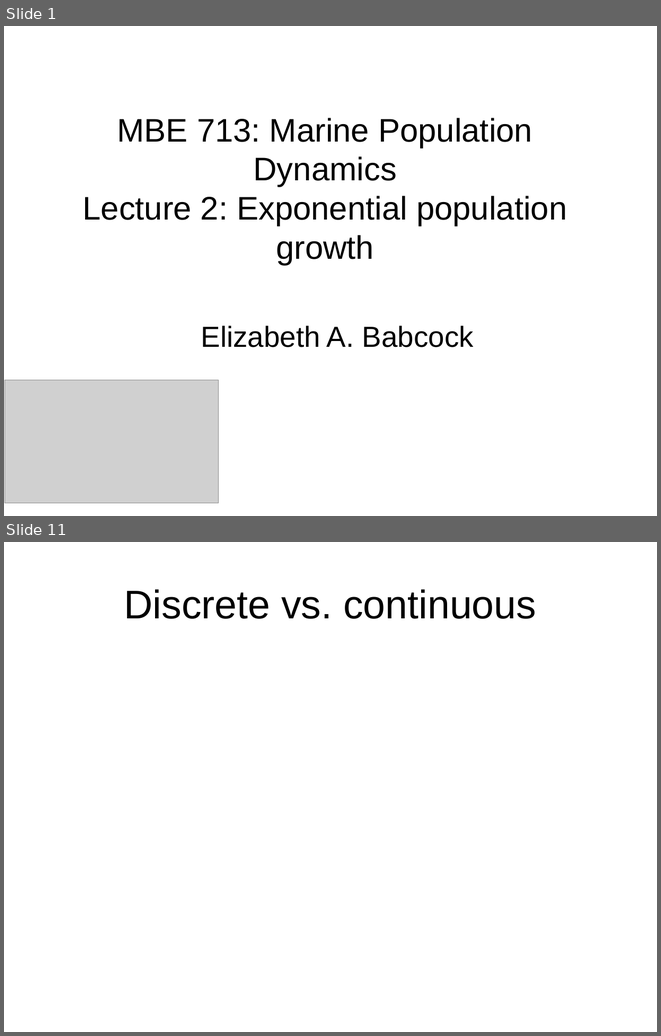
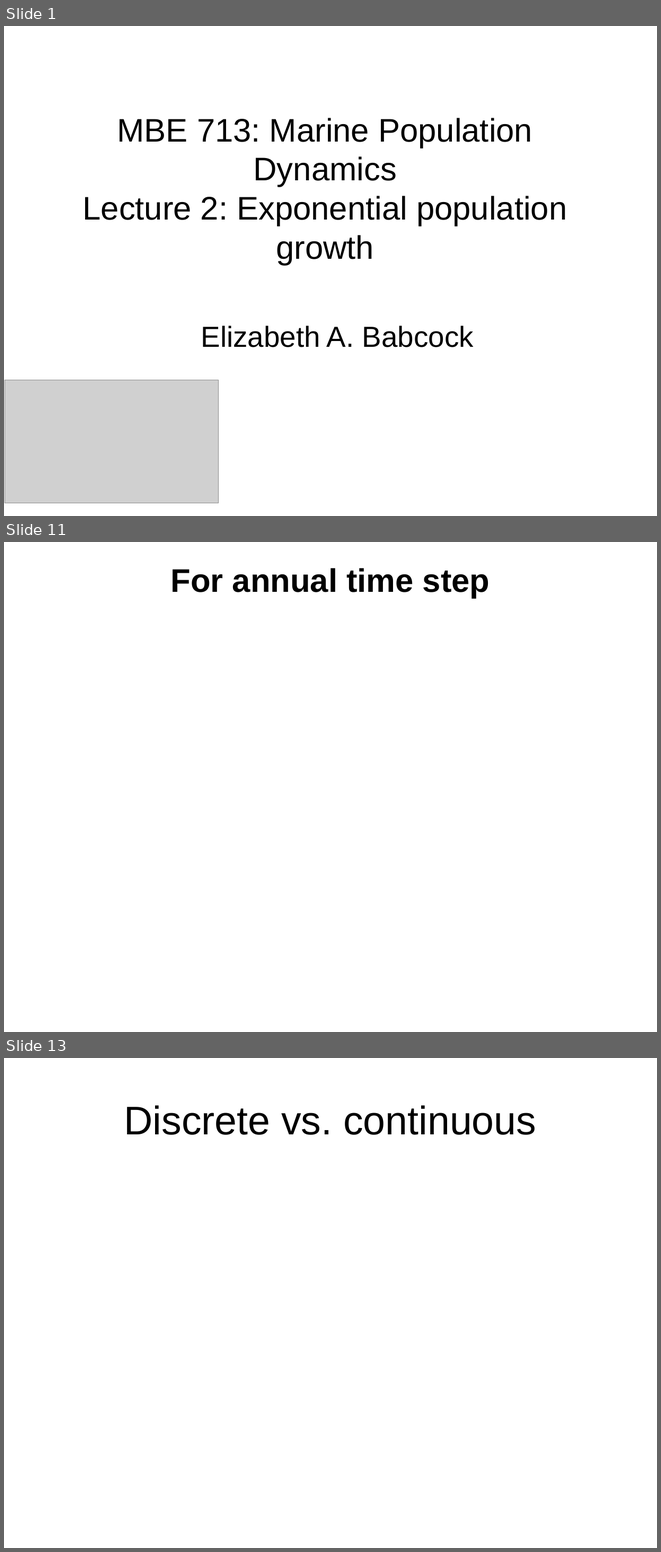
Before and after one commit to ebabcock/MBE713Population-Dynamics, a slide deck: Module3_exponential_growth/2.Exponential Growth.pptx. Shown one above the other, each under a label of ours: slides 1 and 11 before the commit, slides 1, 11 and 13 after it; the slides between them are not shown. The pictures are 661x1036 and 661x1552 pixels, drawn with LibreOffice and Linux fonts; fonts in the diff are those of the drawing; grey boxes stand for pictures. Boxes give left, top, right and bottom in pixels: in the first picture for what was removed or moved away, otherwise in the second. Text is boxed around its words. In the diff, an @@ line names an element or a change of style, - is before the commit and + after.

```diff
--- a/Module3_exponential_growth/2.Exponential Growth.pptx
+++ b/Module3_exponential_growth/2.Exponential Growth.pptx
@@ slide 11 added at bbox=[4, 542, 657, 1032], background #FFFFFF @@
@@ title added at bbox=[171, 568, 490, 598], 36 pt, text #000000, bold @@
+For annual time step
@@ what was slide 11 is now slide 13 @@
```
Also in this commit, not shown: 8 slides changed, 2 other slides added, 1 slide removed, 25 other files.
